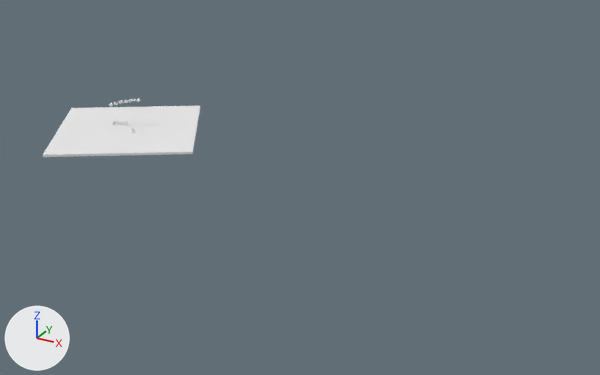
A saved change to the glTF model src/assets/scene/section_4.glb.
One viewpoint serves both versions: a camera (50 mm lens) standing at (223.0, -270.0, 106.0) and looking at (85.0, -19.0, -19.0). Lighting does not change. The marker at lower left points along +X, +Y and +Z. Where no turn or scale is listed for an object, it has been applied to the vertices.

Script lines for the objects in view, before the commit:
```python
me_cube = bpy.data.meshes.new('Cube')
me_cube.from_pydata(...)  # a box spanning x -29.1..29.1, y -29.1..29.1, z -0.5..0.5
me_cube.materials.append(mat_material_005)  # white #f0f0f0
ob_ground = bpy.data.objects.new('Ground', me_cube)
ob_ground.location = (-1.3, -13.8, -12.5)
ob_ground.rotation_euler = (0.0, 0.0, 0.56)  # degrees (0, 0, 32)
```
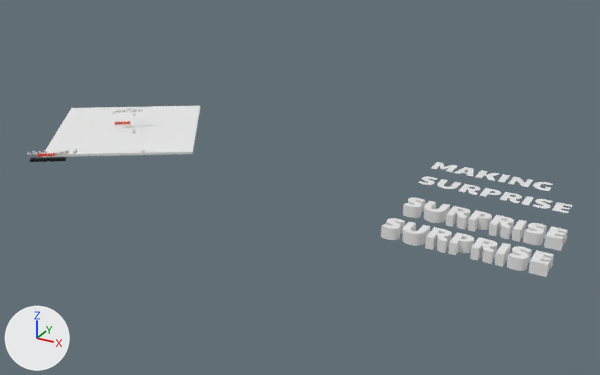
Pixel boxes [x1, y1, x2, y2] of what changed, in the pictures (600 x 375 px):
```json
{"object": "Text.003", "change": "added", "after": [381, 218, 554, 277]}
{"object": "Text.002", "change": "added", "after": [403, 198, 568, 251]}
{"object": "Text.001", "change": "added", "after": [418, 176, 573, 213]}
{"object": "Text", "change": "added", "after": [431, 162, 552, 191]}
{"object": "Sapuraizu", "change": "added", "after": [30, 157, 66, 162]}
{"object": "Text.006", "change": "added", "after": [38, 153, 55, 157]}
```

The change, as JSON lines over the scene's bpy script:
```json
{"op": "add", "block": "mat_material_003", "code": ["mat_material_003 = principled_material('Material.003')", "mat_material_003.base_color = (1.0, 0.0279, 0.0)  # red #ff2f00"]}
{"op": "add", "block": "mat_material", "code": ["mat_material = principled_material('Material')", "mat_material.base_color = (0.0, 0.0, 0.0)  # black #000000"]}
{"op": "add", "block": "me_text_005", "code": ["me_text_005 = bpy.data.meshes.new('Text.005')", "me_text_005.from_pydata(...)  # 242 vertices, 464 faces; spans x -0.23..4.96, y 0.05..3.86, z -0.02..1.03", "me_text_005.materials.append(mat_material_003)  # red #ff2f00"]}
{"op": "add", "block": "me_text_004", "code": ["me_text_004 = bpy.data.meshes.new('Text.004')", "me_text_004.from_pydata(...)  # 858 vertices, 1696 faces; spans x -0.81..10.8, y 0.05..8.6, z -0.98..0.0", "me_text_004.materials.append(mat_material)  # black #000000"]}
{"op": "add", "block": "me_text_003", "code": ["me_text_003 = bpy.data.meshes.new('Text.003')", "me_text_003.from_pydata(...)  # 858 vertices, 1696 faces; spans x 0.4..53.6, y -0.2..7.6, z -4.1..0.0"]}
{"op": "add", "block": "me_text_001", "code": ["me_text_001 = bpy.data.meshes.new('Text.001')", "me_text_001.from_pydata(...)  # 523 vertices, 513 faces; spans x 0.4..53.6, y -0.2..7.6, z 0.0"]}
{"op": "add", "block": "me_text", "code": ["me_text = bpy.data.meshes.new('Text')", "me_text.from_pydata(...)  # 249 vertices, 239 faces; spans x 0.7..44.7, y -0.2..7.6, z 0.0"]}
{"op": "add", "block": "ob_text_006", "code": ["ob_text_006 = bpy.data.objects.new('Text.006', me_text_005)", "ob_text_006.location = (3.2, -68.8, -5.1)"]}
{"op": "add", "block": "ob_sapuraizu", "code": ["ob_sapuraizu = bpy.data.objects.new('Sapuraizu', me_text_004)", "ob_sapuraizu.location = (-0.9, -69.2, -6.8)"]}
{"op": "add", "block": "ob_text_003", "code": ["ob_text_003 = bpy.data.objects.new('Text.003', me_text_003)", "ob_text_003.location = (129.7, -47.8, -12.0)"]}
{"op": "add", "block": "ob_text_002", "code": ["ob_text_002 = bpy.data.objects.new('Text.002', me_text_003.copy())", "ob_text_002.location = (129.7, -29.2, -12.0)"]}
{"op": "add", "block": "ob_text_001", "code": ["ob_text_001 = bpy.data.objects.new('Text.001', me_text_001)", "ob_text_001.location = (127.0, -9.4, -12.0)"]}
{"op": "add", "block": "ob_text", "code": ["ob_text = bpy.data.objects.new('Text', me_text)", "ob_text.location = (126.0, 5.8, -12.0)"]}
```
